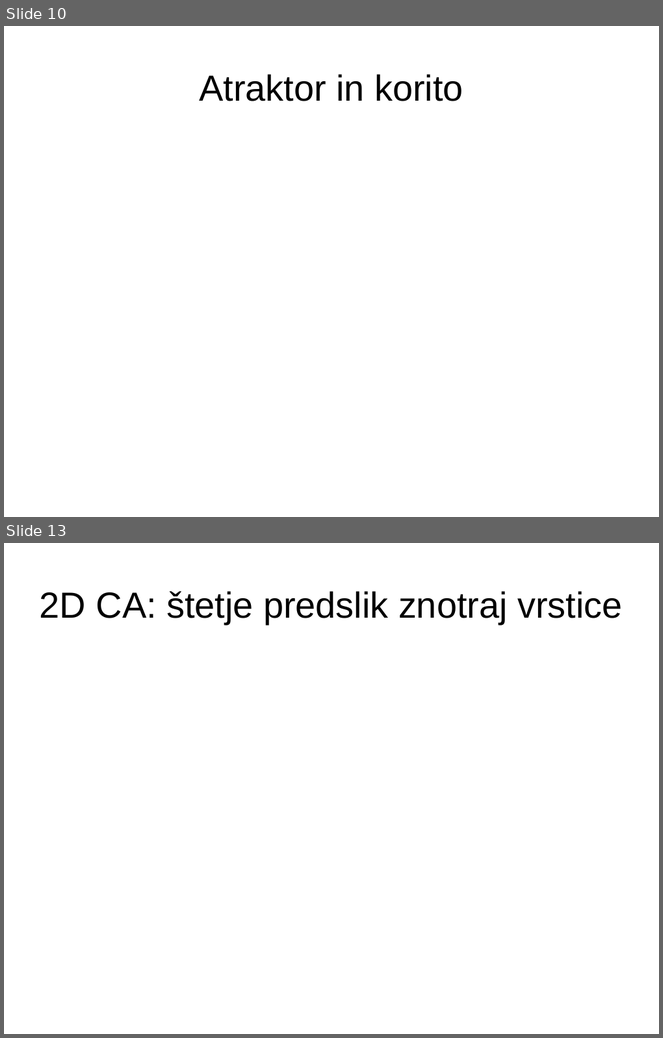
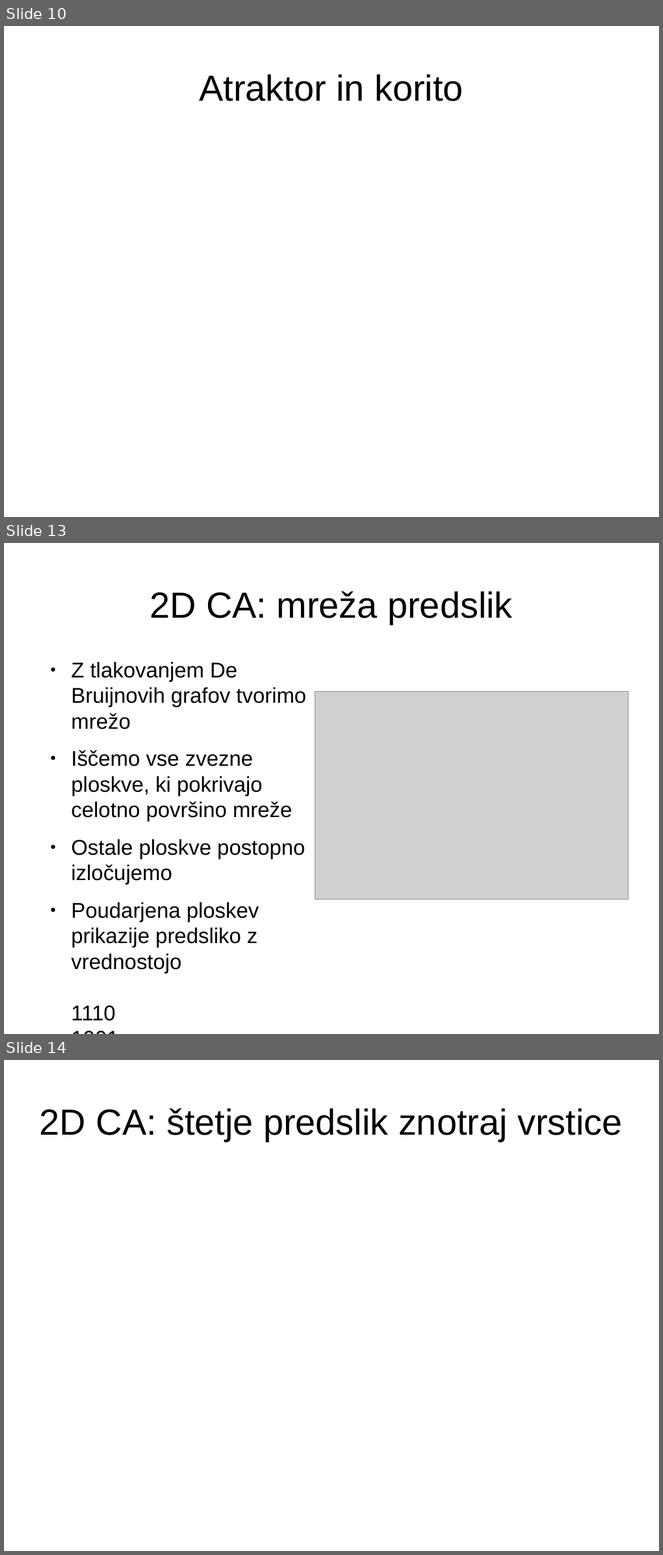
Before and after one commit to jeras/fri-latex-templates, a slide deck: predstavitev/predstavitev.odp. Shown one above the other, each under a label of ours: slides 10 and 13 before the commit, slides 10, 13 and 14 after it; the slides between them are not shown. The pictures are 663x1038 and 663x1555 pixels, drawn with LibreOffice and Linux fonts; fonts in the diff are those of the drawing; grey boxes stand for pictures. Boxes give left, top, right and bottom in pixels: in the first picture for what was removed or moved away, otherwise in the second. Text is boxed around its words. In the diff, an @@ line names an element or a change of style, - is before the commit and + after.

Commit message:
dodal 2D De Bruijnov diagram in mrećo predslik

```diff
--- a/predstavitev/predstavitev.odp
+++ b/predstavitev/predstavitev.odp
@@ slide 13 added at <box>4,543,659,1034</box>, background #FFFFFF @@
@@ title added at <box>150,591,512,624</box>, 44 pt, text #000000 @@
+2D CA: mreža predslik
@@ text added at <box>71,662,306,973</box>, 25.9 pt, text #000000 @@
+● Z tlakovanjem De Bruijnovih grafov tvorimo mrežo
+● Iščemo vse zvezne ploskve, ki pokrivajo celotno površino mreže
+● Ostale ploskve postopno izločujemo
+● Poudarjena ploskev prikazije predsliko z vrednostojo
+  1110
+  1001
+  0011
+  0010
@@ picture added at <box>315,692,628,900</box> @@
@@ what was slide 13 is now slide 14 @@
```
Also in this commit, not shown: 3 slides changed, 1 other slide added, 1 slide removed, 3 other files.
